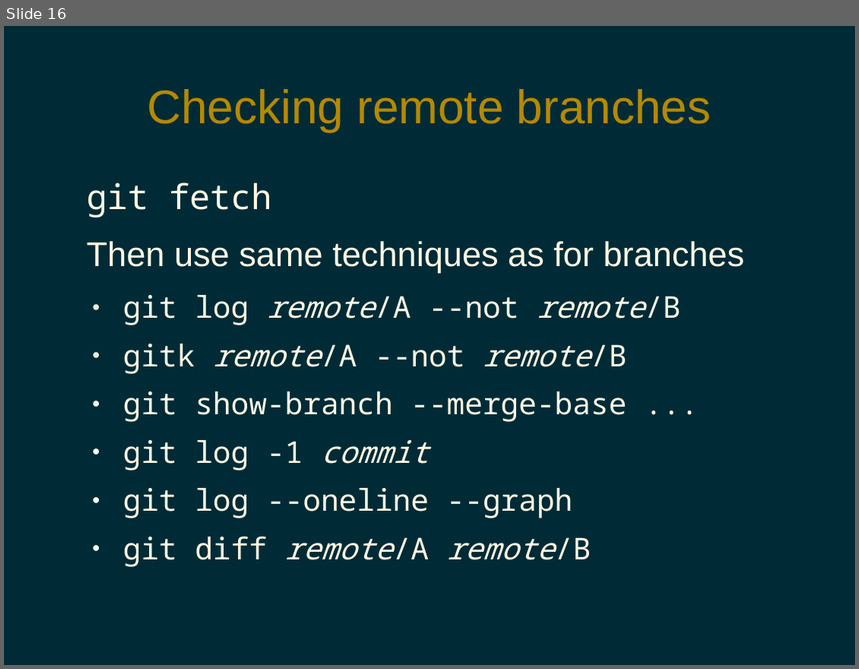
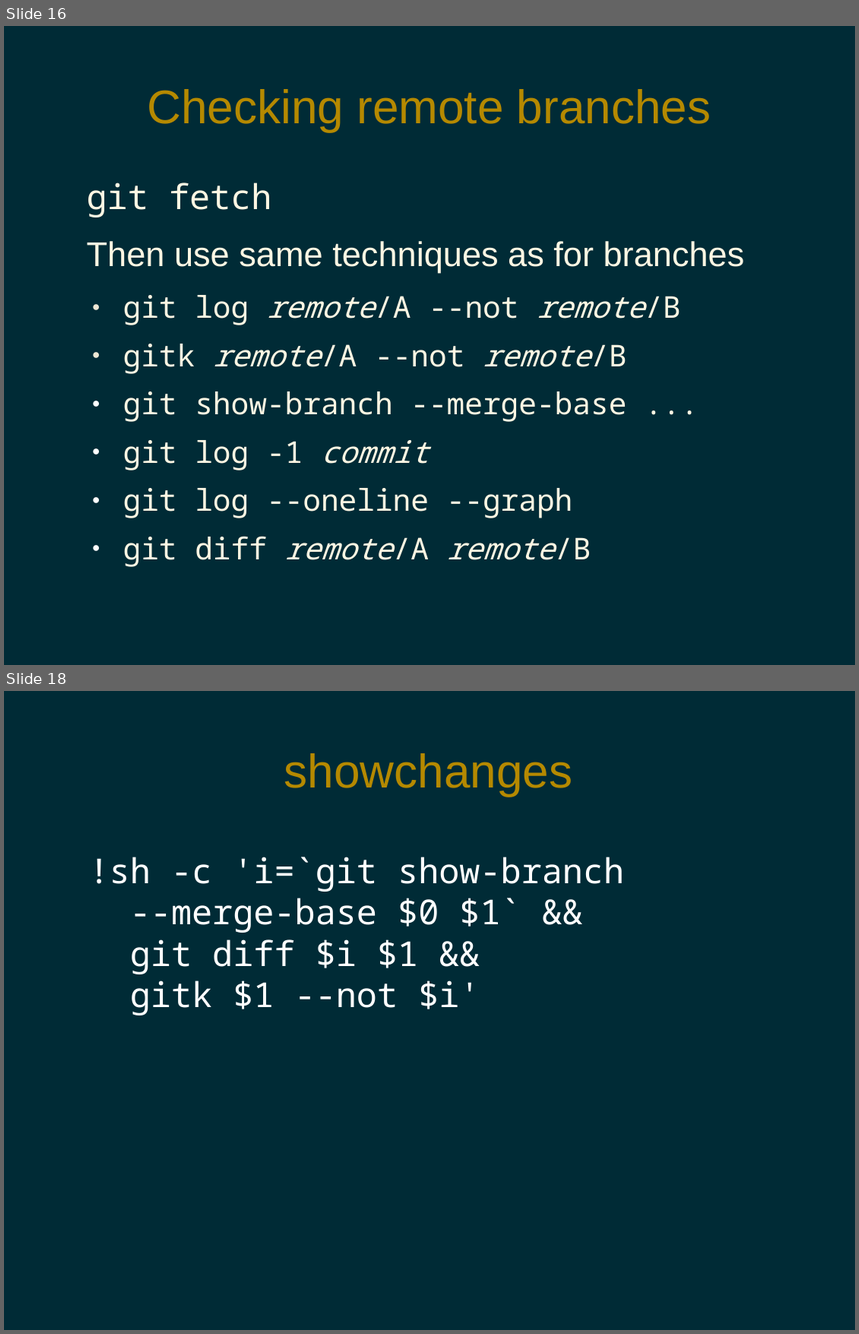
Before and after one commit to pdg137/gitpres, a slide deck: advanced.odp. Shown one above the other, each under a label of ours: slide 16 before the commit, slides 16 and 18 after it; the slides between them are not shown. The pictures are 859x669 and 859x1334 pixels, drawn with LibreOffice and Linux fonts; fonts in the diff are those of the drawing. Boxes give left, top, right and bottom in pixels: in the first picture for what was removed or moved away, otherwise in the second. Text is boxed around its words. In the diff, an @@ line names an element or a change of style, - is before the commit and + after.

```diff
--- a/advanced.odp
+++ b/advanced.odp
@@ slide 18 added at box(4, 691, 855, 1330), background #002B36 @@
@@ title added at box(284, 753, 573, 796), 44 pt, text #B58900 @@
+showchanges
@@ text added at box(89, 857, 624, 1016), 32 pt, text #FFFFFF @@
+!sh -c 'i=`git show-branch
+--merge-base $0 $1` &&
+git diff $i $1 &&
+gitk $1 --not $i'
```
Also in this commit, not shown: 3 slides changed.
